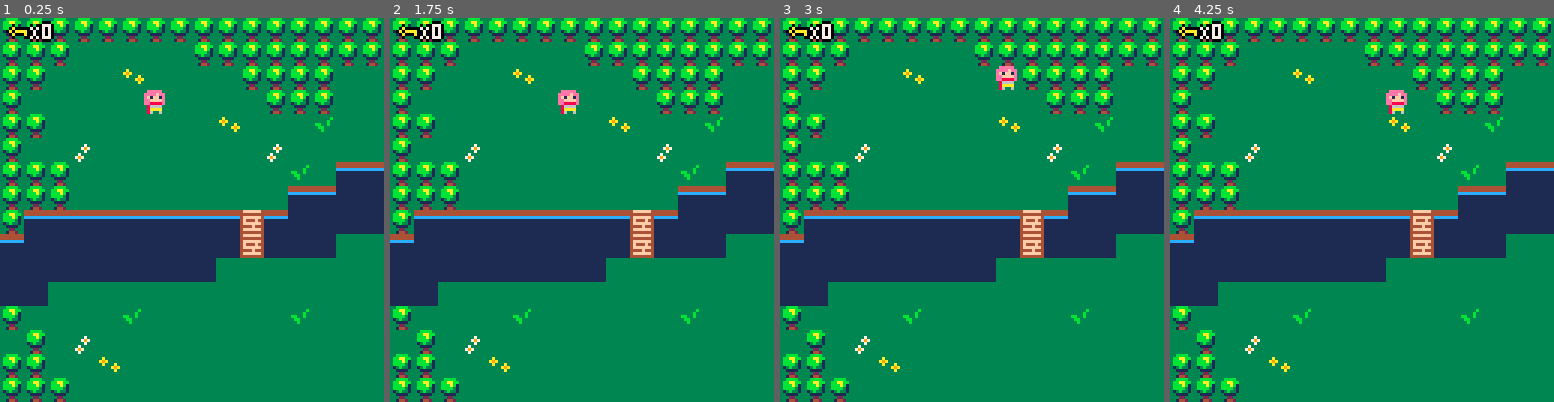
Above: before the commit, frames 1-4 (left to right).
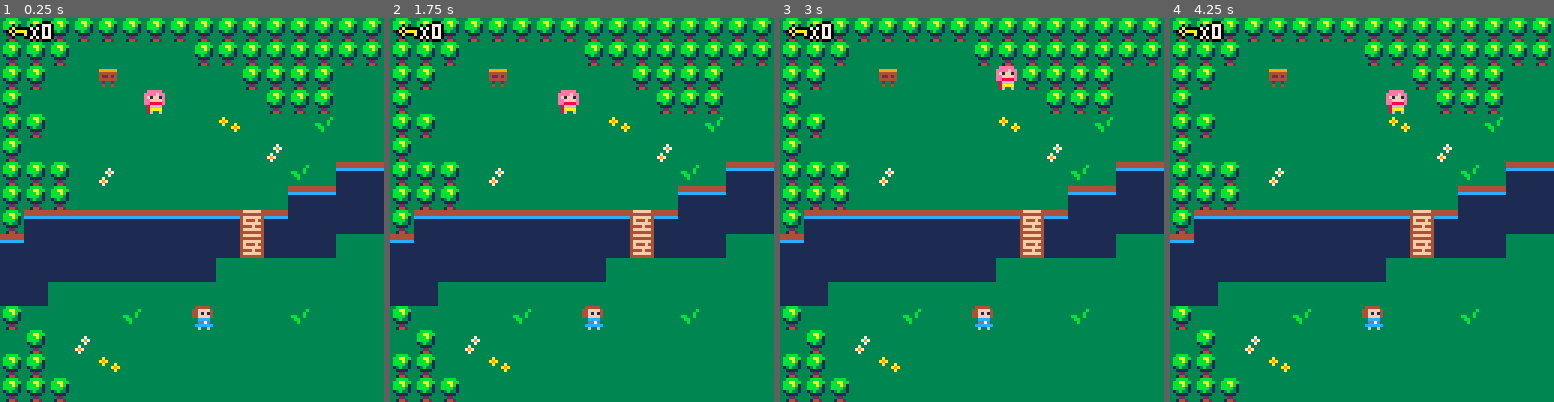
Above: after the commit, the same moments.

Repository: aureliendossantos/pico-8-sample-games
Game: PICO-8 cartridge adventure.p8
Same seed, same stepped clock (60 frames per second), same inputs: the game is played once before the commit and once after it.
Inputs:
- Up to frame 1 (0.25 s): no input
- Up to frame 2 (1.75 s): tap X (X key) at 0.33, 1.07 s; hold Right from 1.6 s (still down)
- Up to frame 3 (3 s): tap X (X key) at 1.85, 2.97 s; release Right at 2.1 s; hold Up 2.15-2.42 s; hold Right from 2.47 s (still down)
- Up to frame 4 (4.25 s): release Right at 3.03 s; hold Left 3.08-3.58 s; hold Down 3.63-3.97 s; hold Right from 4.02 s (still down); tap X (X key) at 4.08 s

The runs differ from the first frame. In frame 1, 0.6% of the frame differs, in the area x 19-56%, y 13-82%; in frame 2, 0.6%; in frame 3, 0.6%; in frame 4, 0.6%.

Commit message:
Système de messages

Diff:
--- a/adventure.p8
+++ b/adventure.p8
@@ -6,11 +6,15 @@
 
 function _init()
 	create_player()
+	init_msg()
 end
 
 function _update()
-	player_movement()
+ if #messages==0 then
+	 player_movement()
+	end
 	update_camera()
+	update_msg()
 end
 
 function _draw()
@@ -18,6 +22,7 @@
 	draw_map()
 	draw_player()
 	draw_ui()
+	draw_msg()
 end
 -->8
 --map
@@ -91,6 +96,13 @@
 	and p.keys>0 then
 		open_door(x,y)
 	end
+	--messages
+	if x==4 and y==2 then
+		create_msg("panneau","bienvenue dans mon jeu\nd'aventure.")
+	end
+	if x==8 and y==12 then
+		create_msg("alyssa","je n'ai aucune idee de ce qui\nse cache dans ce temple...","fais attention a toi !")
+	end
 end
 
 function draw_player()
@@ -114,6 +126,39 @@
 	print(text,x,y-1,0)
 	print(text,x,y+1,0)
 	print(text,x,y,7)
+end
+-->8
+--messages
+
+function init_msg()
+ messages={}
+end
+
+function create_msg(name,...)
+	msg_title=name
+	messages={...}
+end
+
+function update_msg()
+	if btnp(❎) then
+		deli(messages,1)
+	end
+end
+
+function draw_msg()
+ if messages[1] then
+  local y=100
+  if p.y%16>=9 then
+  	y=10
+  end
+  --titre
+  rectfill(7,y,11+#msg_title*4,y+7,2)
+  print(msg_title,10,y+2,9)
+  --message
+  rectfill(3,y+8,124,y+24,4)
+  rect(3,y+8,124,y+24,2)
+	 print(messages[1],6,y+11,15)
+	end
 end
 __gfx__
 000000003333333333333333333333333333333333bbbb3311111111444444444ffffff4dddddddd1111d1110000000000000000000000000000000000000000
@@ -124,14 +169,14 @@
 0070070033333333333333a333733333333b33333311113311111111111111114444f444dddddddd111111110000000000000000000000000000000000000000
 00000000333333333333333337973333333333333332233311111111111111114ffffff4ddddddddd1111d110000000000000000000000000000000000000000
 000000003333333333333333337333333333333333144233111111111111111144444444dddddddd111111110000000000000000000000000000000000000000
-0eeeee0000000000dddddddddddddddd000000000000000000000000000000000000000000000000000000000000000000000000000000000000000000000000
-eeeefee000000000dddddddddddddddd000000000000000000000000000000000000000000000000000000000000000000000000000000000000000000000000
-ef1ff1e000000000dddddadddddddddd000000000000000000000000000000000000000000000000000000000000000000000000000000000000000000000000
-eeffffe000000000daaaadaddddddddd000000000000000000000000000000000000000000000000000000000000000000000000000000000000000000000000
-ee8888e0000000004a444a4444444444000000000000000000000000000000000000000000000000000000000000000000000000000000000000000000000000
-08666600000000004444444444444444000000000000000000000000000000000000000000000000000000000000000000000000000000000000000000000000
-08aaaa0000000000d222222dd222222d000000000000000000000000000000000000000000000000000000000000000000000000000000000000000000000000
-0860060000000000dddddddddddddddd000000000000000000000000000000000000000000000000000000000000000000000000000000000000000000000000
+0eeeee0000000000dddddddddddddddd333333333444443300000000000000000000000000000000000000000000000000000000000000000000000000000000
+eeeefee000000000dddddddddddddddd3999999344ffff4300000000000000000000000000000000000000000000000000000000000000000000000000000000
+ef1ff1e000000000dddddadddddddddd3444444344f1f14300000000000000000000000000000000000000000000000000000000000000000000000000000000
+eeffffe000000000daaaadaddddddddd3422424344ffff4300000000000000000000000000000000000000000000000000000000000000000000000000000000
+ee8888e0000000004a444a44444444443444444333cccc3300000000000000000000000000000000000000000000000000000000000000000000000000000000
+086666000000000044444444444444443323323333dd7d3300000000000000000000000000000000000000000000000000000000000000000000000000000000
+08aaaa0000000000d222222dd222222d334334333cccccc300000000000000000000000000000000000000000000000000000000000000000000000000000000
+0860060000000000dddddddddddddddd333333333363363300000000000000000000000000000000000000000000000000000000000000000000000000000000
 cc0ccccc000000003333333333333333000000000000000000000000000000000000000000000000000000000000000000000000000000000000000000000000
 c0a0000c000000003333333333333333000000000000000000000000000000000000000000000000000000000000000000000000000000000000000000000000
 0a0aaaa00000000033333a3333333333000000000000000000000000000000000000000000000000000000000000000000000000000000000000000000000000
@@ -244,22 +289,22 @@
 00000000000000000000000000000000000000000000000000000000000000000000000000000000000000000000000000000000000000000000000000000000
 10101010101010101010101010101010101010101010101010101010101010101010101010101010101010101010101010000000000000000000000000000000
 __gff__
-0000000000010101000001000000000000000200000000000000000000000000000002000000000000000000000000000000050000000000000000000000000000000000000000000000000000000000000000000000000000000000000000000000000000000000000000000000000000000000000000000000000000000000
+0000000000010101000001000000000000000200010100000000000000000000000002000000000000000000000000000000050000000000000000000000000000000000000000000000000000000000000000000000000000000000000000000000000000000000000000000000000000000000000000000000000000000000
 0000000000000000000000000000000000000000000000000000000000000000000000000000000000000000000000000000000000000000000000000000000000000000000000000000000000000000000000000000000000000000000000000000000000000000000000000000000000000000000000000000000000000000
 __map__
 05050505050505050505050505050505050505010a0a0a0a0a05050606060505010101010101010101010101010101010101010101010101010101010101010101010101010101010101010101010101010101010101010101010101010101010101010101010101010101010101010101010101010101010101010101010101
 05050501010101010505050505050505010101050a0912090a05010606050505010101010101010101010101010101010101010101010101010101010101010101010101010101010101010101010101010101010101010101010101010101010101010101010101010101010101010101010101010101010101010101010101
-05050101010201010101050505050101010201010a0909090a01050606050505010101010101010101010101010101010101010101010101010101010101010101010101010101010101010101010101010101010101010101010101010101010101010101010101010101010101010101010101010101010101010101010101
+05050101140101010101050505050101010201010a0909090a01050606050505010101010101010101010101010101010101010101010101010101010101010101010101010101010101010101010101010101010101010101010101010101010101010101010101010101010101010101010101010101010101010101010101
 05010101010101010101010505050101040101010a0909090a01030606010505010101010101010101010101010101010101010101010101010101010101010101010101010101010101010101010101010101010101010101010101010101010101010101010101010101010101010101010101010101010101010101010101
 05050101010101010102010101040101010103010a0a090a0a01010606010505010101010101010101010101010101010101010101010101010101010101010101010101010101010101010101010101010101010101010101010101010101010101010101010101010101010101010101010101010101010101010101010101
-0501010301010101010101030101010101010101010101010101010606010105010101010101010101010101010101010101010101010101010101010101010101010101010101010101010101010101010101010101010101010101010101010101010101010101010101010101010101010101010101010101010101010101
-0505050101010101010101010401070707010101010101010101070606010405010101010101010101010101010101010101010101010101010101010101010101010101010101010101010101010101010101010101010101010101010101010101010101010101010101010101010101010101010101010101010101010101
+0501010101010101010101030101010101010101010101010101010606010105010101010101010101010101010101010101010101010101010101010101010101010101010101010101010101010101010101010101010101010101010101010101010101010101010101010101010101010101010101010101010101010101
+0505050103010101010101010401070707010101010101010101070606010405010101010101010101010101010101010101010101010101010101010101010101010101010101010101010101010101010101010101010101010101010101010101010101010101010101010101010101010101010101010101010101010101
 0505050101010101010101010707060606070707010101070707060606010105010101010101010101010101010101010101010101010101010101010101010101010101010101010101010101010101010101010101010101010101010101010101010101010101010101010101010101010101010101010101010101010101
 0507070707070707070708070606060606060606070707060606060601010505010101010101010101010101010101010101010101010101010101010101010101010101010101010101010101010101010101010101010101010101010101010101010101010101010101010101010101010101010101010101010101010101
 0706060606060606060608060606010101010606060606060101010101010105010101010101010101010101010101010101010101010101010101010101010101010101010101010101010101010101010101010101010101010101010101010101010101010101010101010101010101010101010101010101010101010101
 060606060606060606010101010101010101010101010101010a0a0a0a0a0505010101010101010101010101010101010101010101010101010101010101010101010101010101010101010101010101010101010101010101010101010101010101010101010101010101010101010101010101010101010101010101010101
 060601010101010101010101010101010101010a0a0a0a0a0a0a0909090a0505010101010101010101010101010101010101010101010101010101010101010101010101010101010101010101010101010101010101010101010101010101010101010101010101010101010101010101010101010101010101010101010101
-050101010104010101010101040101010401010a090909090a0a0909090a0105010101010101010101010101010101010101010101010101010101010101010101010101010101010101010101010101010101010101010101010101010101010101010101010101010101010101010101010101010101010101010101010101
+050101010104010115010101040101010401010a090909090a0a0909090a0105010101010101010101010101010101010101010101010101010101010101010101010101010101010101010101010101010101010101010101010101010101010101010101010101010101010101010101010101010101010101010101010101
 010501030101010101010101010101010101050a090909090a0a0909090a0105010101010101010101010101010101010101010101010101010101010101010101010101010101010101010101010101010101010101010101010101010101010101010101010101010101010101010101010101010101010101010101010101
 050501010201010101010101010101010103050a090a0a090909090a0a0a0505010101010101010101010101010101010101010101010101010101010101010101010101010101010101010101010101010101010101010101010101010101010101010101010101010101010101010101010101010101010101010101010101
 050505010101010101010101010101010101010a090a0a0a0a0a0a0a01050505010101010101010101010101010101010101010101010101010101010101010101010101010101010101010101010101010101010101010101010101010101010101010101010101010101010101010101010101010101010101010101010101
